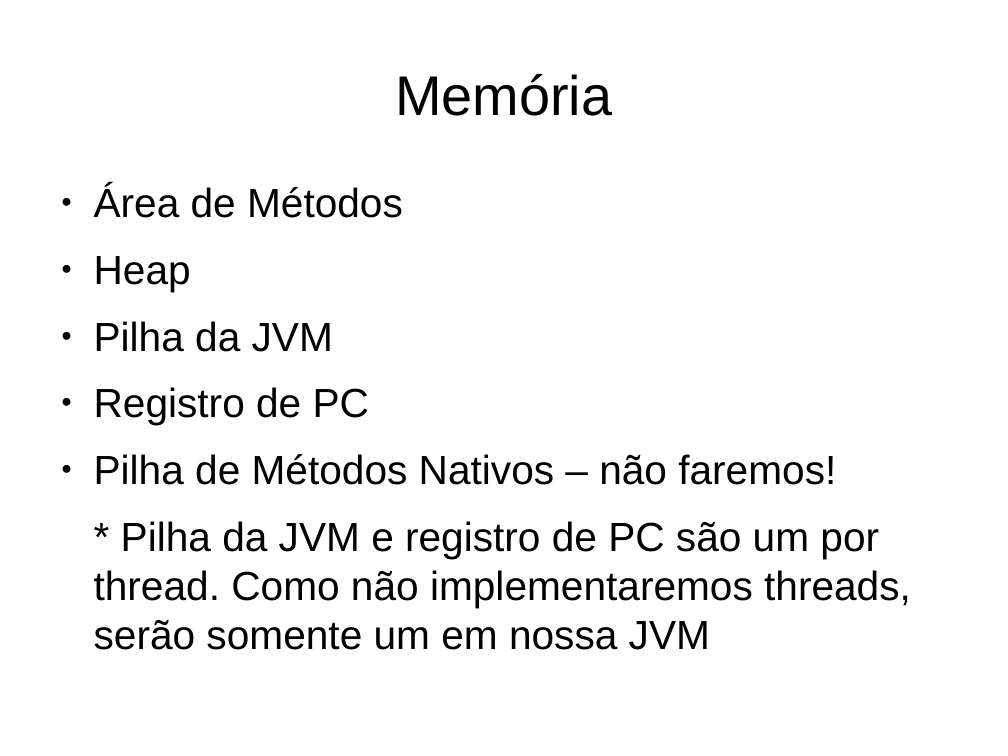
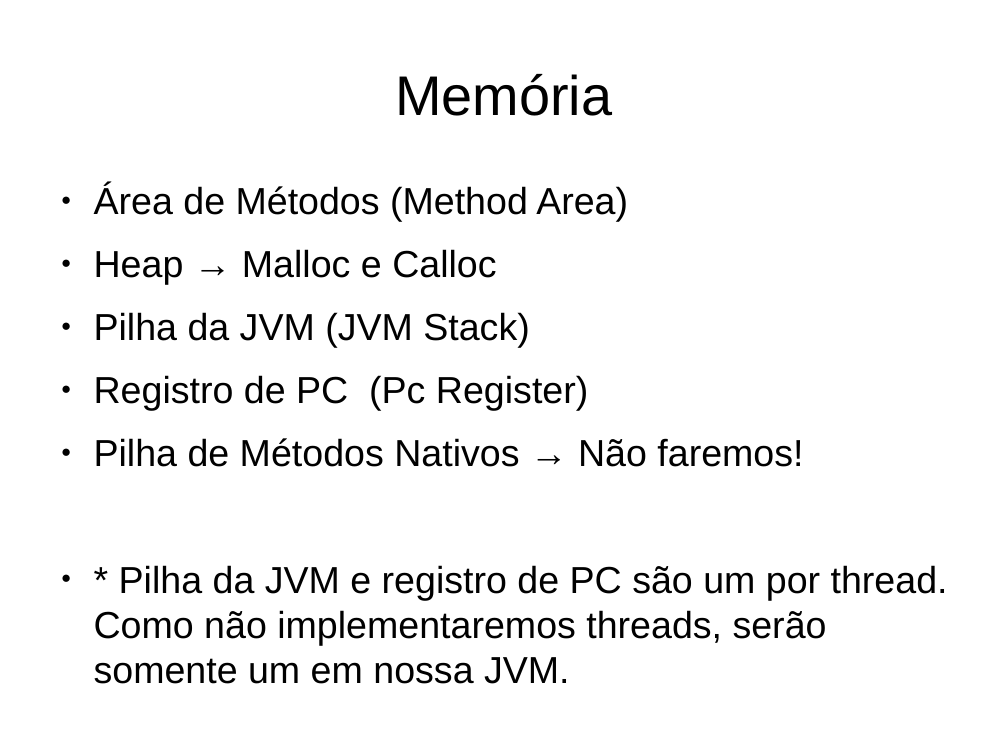
Before and after one commit to gabrielmm1234/jvm-sb, a slide deck: slide 4 of projetoLogico/apresentacao.odp (slide 3 before the commit). Drawn at 1008x756 pixels with LibreOffice and Linux fonts; fonts in the diff are those of the drawing. Boxes give left, top, right and bottom in pixels: in the first picture for what was removed or moved away, otherwise in the second. Text is boxed around its words. In the diff, an @@ line names an element or a change of style, - is before the commit and + after.

```diff
--- a/projetoLogico/apresentacao.odp
+++ b/projetoLogico/apresentacao.odp
@@ text at (94,184,948,684): text changed; size 32 to 29.6 pt @@
-● Área de Métodos
-● Heap
-● Pilha da JVM
-● Registro de PC
-● Pilha de Métodos Nativos – não faremos!
-* Pilha da JVM e registro de PC são um por thread. Como não implementaremos threads, serão somente um em nossa JVM
+● Área de Métodos (Method Area)
+● Heap → Malloc e Calloc
+● Pilha da JVM (JVM Stack)
+● Registro de PC (Pc Register)
+● Pilha de Métodos Nativos → Não faremos!
+● * Pilha da JVM e registro de PC são um por thread. Como não implementaremos threads, serão somente um em nossa JVM.
```
Also in this commit, not shown: 15 other slides changed, 2 slides added, 3 slides removed, 1 other file.
